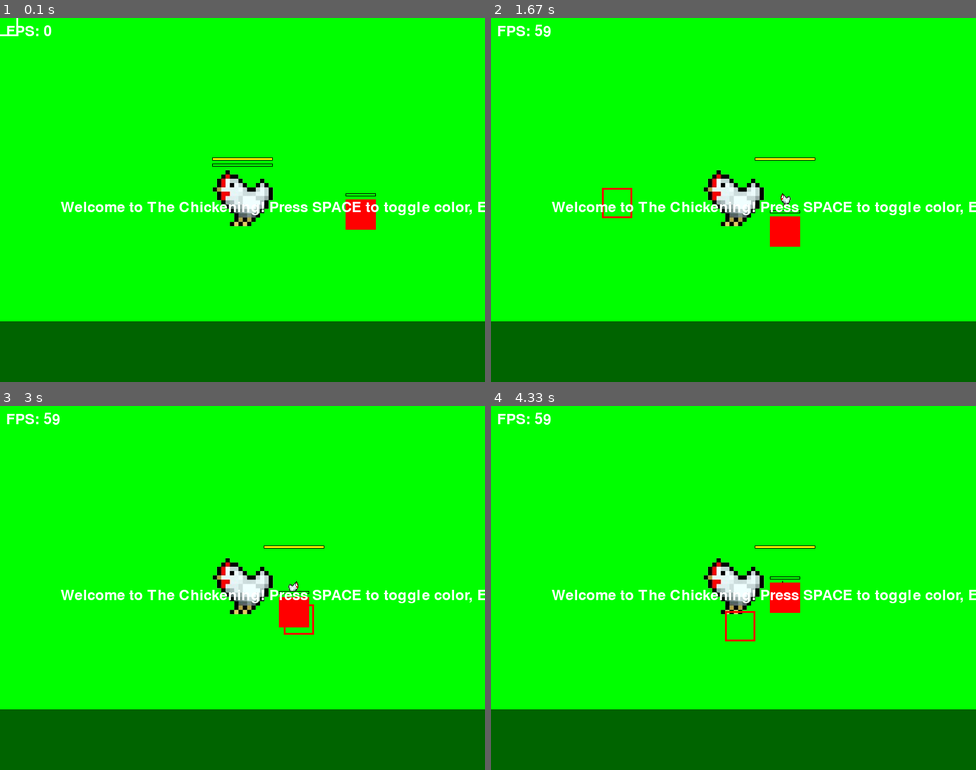
Above: before the commit, frames 1-4 (two rows, left to right).
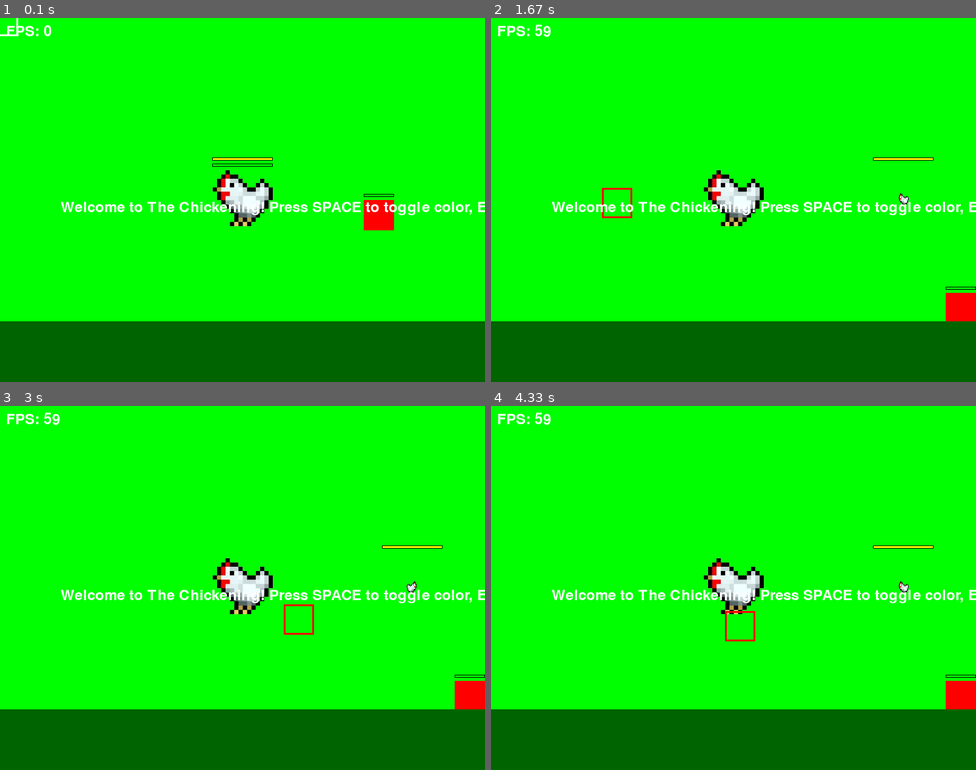
Above: after the commit, the same moments.

Repository: Zakihung/The-Chickening
Game: pygame game, started from main.py
Same seed, same stepped clock (60 frames per second), same inputs: the game is played once before the commit and once after it.
Inputs (mouse positions are in pixels of both pictures, inside the frame that each line leads up to):
- Up to frame 1 (0.1 s): no input
- Up to frame 2 (1.67 s): hold Right 0.33-0.8 s; move the mouse to (714, 214) at 0.37 s; hold Up 0.83-1.13 s; move the mouse to (888, 189) at 0.87 s; hold Right 1.17-1.63 s; move the mouse to (617, 203) at 1.2 s
- Up to frame 3 (3 s): hold Left 1.67-2.2 s; move the mouse to (92, 533) at 1.7 s; hold Down 2.23-2.53 s; move the mouse to (315, 460) at 2.27 s; hold Left 2.57-2.97 s; move the mouse to (300, 620) at 2.6 s
- Up to frame 4 (4.33 s): hold Up 3-3.37 s; move the mouse to (743, 464) at 3.03 s; hold Right 3.4-4.03 s; move the mouse to (558, 577) at 3.43 s; hold Down from 4.07 s (still down); move the mouse to (738, 624) at 4.1 s

The runs differ from the first frame. In frame 1, 0.6% of the frame differs, in the area x 71-82%, y 48-59%; in frame 2, 1.3%, in the area x 54-100%, y 38-84%; in frame 3, 1.3%; in frame 4, 1.3%.

Commit message:
Add keep-distance and shoot AI for 'archer' enemy type with projectiles

Diff:
--- a/modules/entities/enemy.py
+++ b/modules/entities/enemy.py
@@ -7,6 +7,7 @@
     ENEMY_HP_BASE, ENEMY_SPEED_BASE, COLOR_RED, DROP_THO_RATE, SCREEN_WIDTH, SCREEN_HEIGHT
 )
 from modules.utils.helpers import rect_collision  # Để collision sau
+from modules.entities.projectile import Projectile  # Để spawn arrow
 
 class Enemy(BaseEntity):
     def __init__(self, x, y, enemy_type='runner'):
@@ -35,6 +36,12 @@
         self.time = 0  # Timer cho sin wave
         self.attack_damage = 10  # Damage cào vuốt khi áp sát
         self.attack_range = 50  # Range để attack (placeholder)
+        self.min_distance = 200  # Khoảng cách min để né (né nếu player < min)
+        self.max_distance = 300  # Khoảng cách max để bắn (bắn nếu dist <= max)
+        self.shoot_cooldown = 0  # Cooldown bắn tên (seconds, ví dụ 1.5s)
+        self.arrow_damage = 20  # Sát thương tên
+        self.arrow_speed = 8  # Tốc độ tên
+        self.projectiles = []  # List Projectile cho arrows của enemy (tương tự player)
 
     def update(self, delta_time, player=None):
         """
@@ -73,6 +80,39 @@
                         angle = random.uniform(0, 2 * math.pi)
                         self.direction = pygame.Vector2(math.cos(angle), math.sin(angle))
                         self.direction_change_timer = random.uniform(1, 2)
+
+                if self.type == 'archer':
+                    # Archer AI: Giữ khoảng cách, né nếu gần, bắn nếu trong range
+                    if dist > 0:
+                        if dist < self.min_distance:
+                            # Né: Di chuyển ngược direction tới player
+                            self.direction = -base_dir
+                        elif dist > self.max_distance:
+                            # Áp sát nhẹ để vào range bắn
+                            self.direction = base_dir
+                        else:
+                            # Giữ vị trí, bắn
+                            self.direction = pygame.Vector2(0, 0)  # Dừng di chuyển
+                            if self.shoot_cooldown <= 0:
+                                # Spawn arrow hướng tới player
+                                arrow_dir = base_dir
+                                arrow = Projectile(self.rect.centerx, self.rect.centery, arrow_dir, 'ranged',
+                                                   self.arrow_damage, self.arrow_speed)
+                                self.projectiles.append(arrow)
+                                self.shoot_cooldown = 1.5  # Reset cooldown
+
+                    # Update cooldown
+                    if self.shoot_cooldown > 0:
+                        self.shoot_cooldown -= delta_time
+
+                    # Update projectiles của enemy (tương tự player)
+                    for proj in self.projectiles[:]:
+                        proj.update(delta_time)
+                        proj.check_collision([player])  # Check hit player (pass list [player])
+                        if not proj.alive:
+                            self.projectiles.remove(proj)
+
+
         else:
             # No player: Random AI
             self.direction_change_timer -= delta_time
--- a/modules/screens/game_screen.py
+++ b/modules/screens/game_screen.py
@@ -17,8 +17,8 @@
         self.chicken_rect = self.chicken_sprite.get_rect(center=(SCREEN_WIDTH // 2, SCREEN_HEIGHT // 2))  # Vị trí giữa màn
         self.player = Player()
         self.test_enemy = BaseEntity(600, 300, 50, 50, hp=50, speed=0)  # Enemy tĩnh để test hit
-        self.test_enemy = Enemy(600, 300, 'runner')  # Type 'runner' để test zig-zag
-        self.player.enemies = [self.test_enemy]  # Giữ cho projectile hit
+        self.test_enemy = Enemy(600, 300, 'archer')  # Type 'archer' để test
+        self.player.enemies = [self.test_enemy]  # Giữ cho projectile hit enemy
 
     def draw_background(self):
         self.screen.fill(self.background_color)
